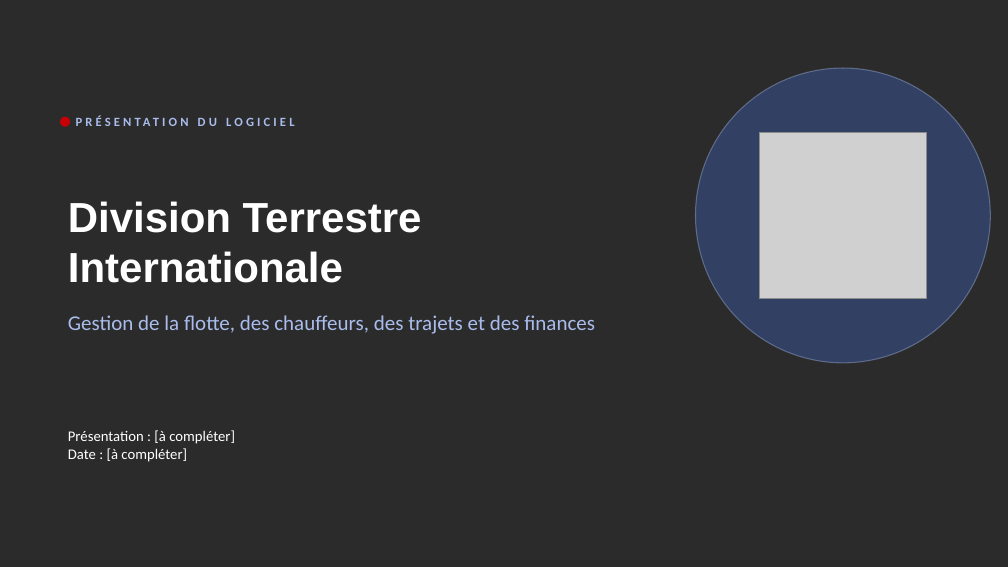
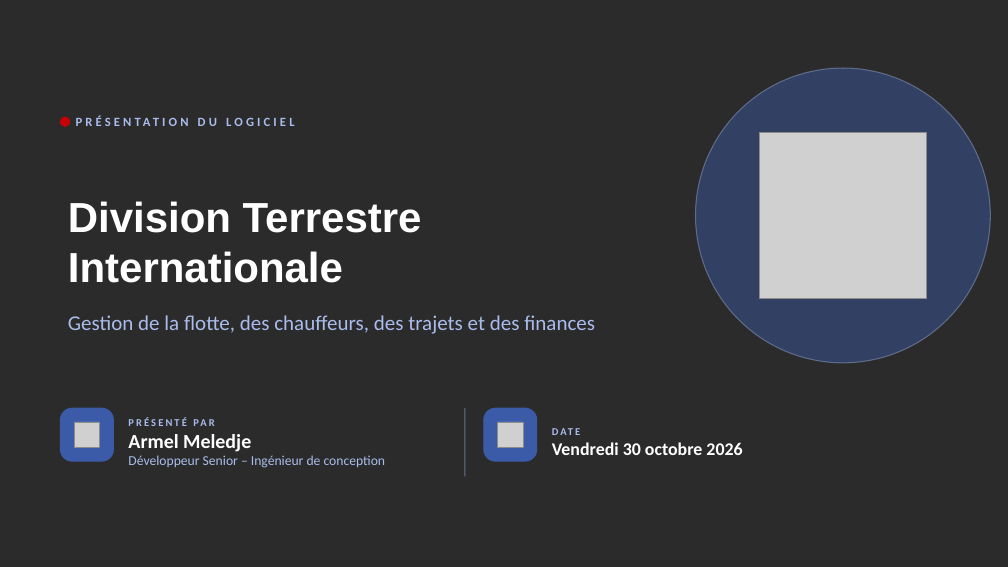
Before and after one commit to meledjearmel/portfolio-assets, a slide deck: slide 1 of formations/dti/presentation-division-terrestre-internationale.pptx. Drawn at 1008x567 pixels with LibreOffice and Linux fonts; fonts in the diff are those of the drawing; grey boxes stand for pictures; background and template pictures are left out; a plain dark background stands for a picture behind light text. Boxes give left, top, right and bottom in pixels: in the first picture for what was removed or moved away, otherwise in the second. Text is boxed around its words. In the diff, an @@ line names an element or a change of style, - is before the commit and + after.

```diff
--- a/formations/dti/presentation-division-terrestre-internationale.pptx
+++ b/formations/dti/presentation-division-terrestre-internationale.pptx
@@ rounded rectangle added at [60, 408, 113, 461], fill #3B5BA9, outline #3B5BA9 1 pt @@
@@ line added from (465, 408) to (465, 476), #A9BCEB 1 pt @@
@@ rounded rectangle added at [484, 408, 537, 461], fill #3B5BA9, outline #3B5BA9 1 pt @@
@@ text removed at [68, 430, 235, 462] @@
-Présentation : [à compléter]
-Date : [à compléter]
@@ picture added at [74, 422, 100, 448] @@
@@ text added at [128, 434, 386, 468], 13 pt, text #A9BCEB @@
+PRÉSENTÉ PAR
+Armel Meledje
+Développeur Senior – Ingénieur de conception
@@ picture added at [498, 422, 523, 448] @@
@@ text added at [552, 442, 742, 455], 17 pt, text #FFFFFF, bold @@
+DATE
+Vendredi 30 octobre 2026
```
Also in this commit, not shown: 1 other file.
